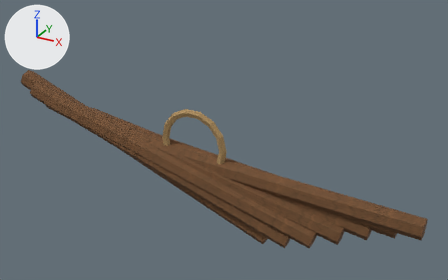
The OBJ model Assets/ProjectOEN/ProductionArt/Meshes/environment_set_dressing/en-018_storage_corner_set__poles.obj as it was, and as the next commit left it.
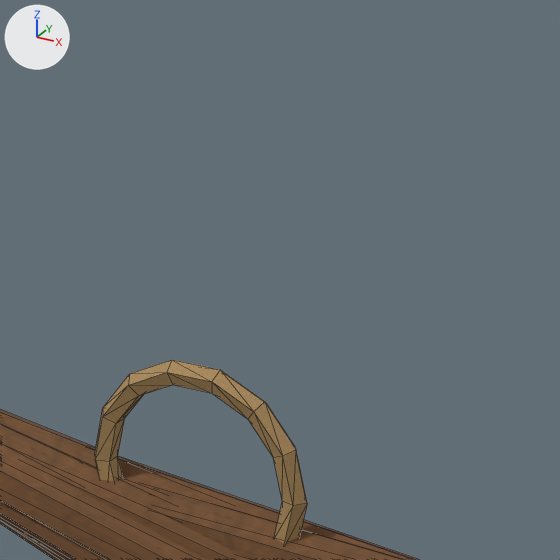
Each version appears first whole from a 50 mm camera at (1.069, -1.719, 1.084) aimed at (0.102, 0.039, 0.205), and next in a close-up on the part from 30% to 68% of the width and 0% to 61% of the height. Arrows for +X, +Y and +Z are at upper left; the lights stay in place. The older version's two pictures come first. The close-ups show mesh edges as thin lines. Where no turn or scale is listed for an object, it has been applied to the vertices. Vertices at exactly the same position are counted once.

Names of what the first close-up shows: 'en-018_storage_corner_set__poles'.
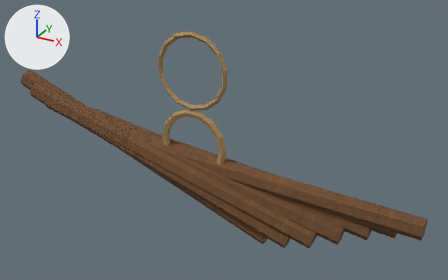
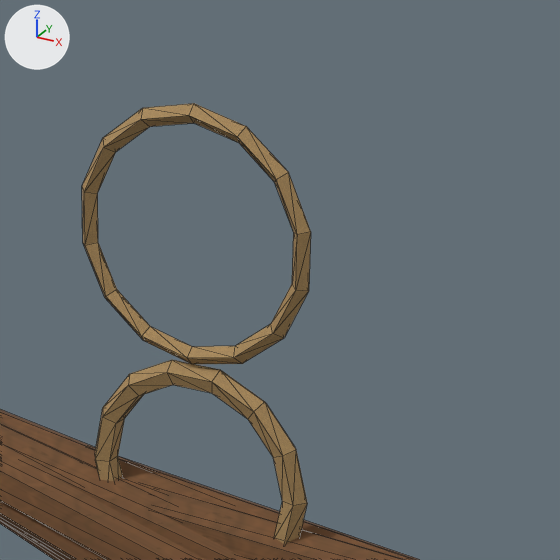
Pixel boxes (x1, y1, x2, y2) of what changed, in the close-ups (560 x 560 px):
'en-018_storage_corner_set__poles', reshaped: before (0, 360, 420, 560); after (0, 103, 420, 560)
part 1 of me_en_018_storage_corner_set__poles, added (brown): after (82, 103, 311, 364)

Diff of the bpy script that builds the scene:
```diff
--- a/Assets/ProjectOEN/ProductionArt/Meshes/environment_set_dressing/en-018_storage_corner_set__poles.obj.py
+++ b/Assets/ProjectOEN/ProductionArt/Meshes/environment_set_dressing/en-018_storage_corner_set__poles.obj.py
@@ me_en_018_storage_corner_set__poles @@
 # used by ob_en_018_storage_corner_set__poles; location = (0.0, 0.0, 0.0)
-me_en_018_storage_corner_set__poles.from_pydata(...)  # 182 vertices, 336 faces; spans x -0.79..0.82, y -0.06..0.06, z -0.14..0.34
+me_en_018_storage_corner_set__poles.from_pydata(...)  # 238 vertices, 448 faces; spans x -0.79..0.82, y -0.06..0.06, z -0.14..0.59
+# me_en_018_storage_corner_set__poles part 1: a new loose piece of 56 vertices spanning x -0.14..0.14, y -0.01..0.01, z 0.31..0.59, in mat_rope (picture img_rope_albedo_png)
 me_en_018_storage_corner_set__poles.materials.append(mat_wood)
```
